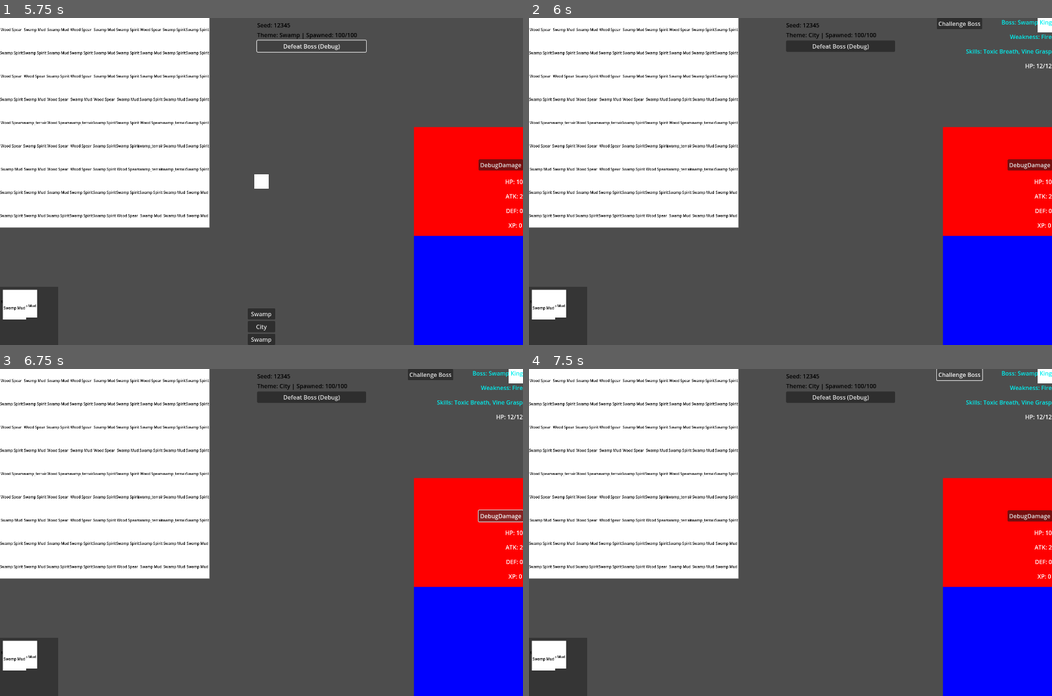
Above: before the commit, frames 1-4 (two rows, left to right).
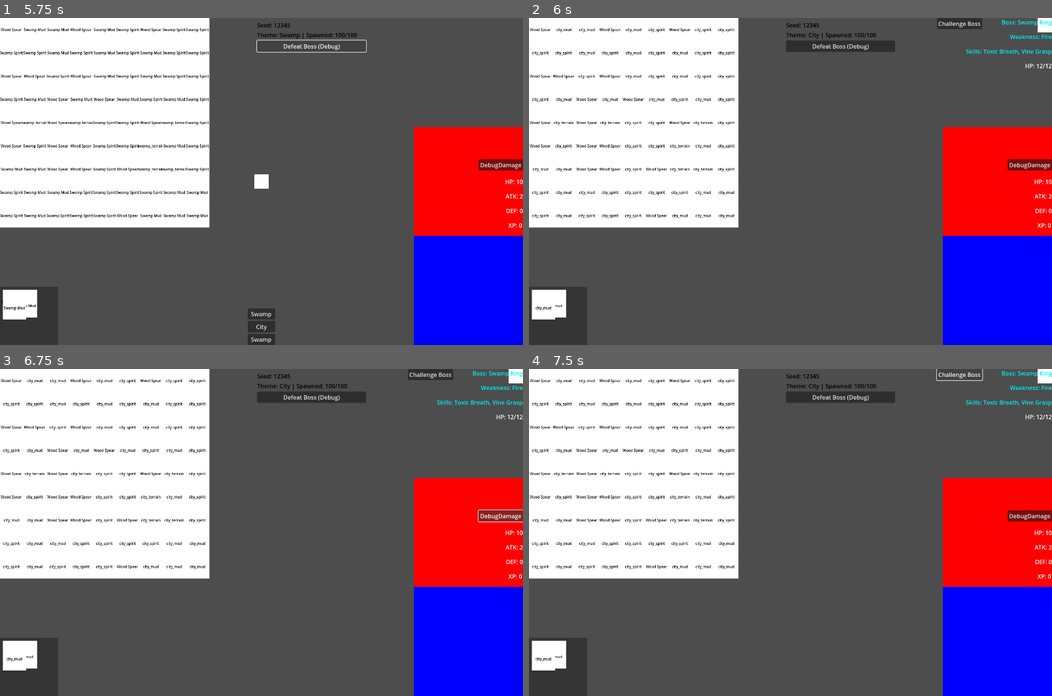
Above: after the commit, the same moments.

Repository: juni-freentocob/push-the-land
Game: Godot game, scene res://scenes/Main.tscn
Same seed, same stepped clock (60 frames per second), same inputs: the game is played once before the commit and once after it.
Inputs:
- Up to frame 1 (5.75 s): click "DebugDamage" at 0.5 s; click "Challenge Boss" at 1.25 s; click "Defeat Boss (Debug)" at 2 s; click "Swamp" at 2.75 s; click "DebugDamage" at 3.5 s; click "Challenge Boss" at 4.25 s; click "Defeat Boss (Debug)" at 5 s
- Up to frame 2 (6 s): click "City" at 5.75 s
- Up to frame 3 (6.75 s): click "DebugDamage" at 6.5 s
- Up to frame 4 (7.5 s): click "Challenge Boss" at 7.25 s

Frame 1 is identical in both runs. In frame 2, 2.0% of the frame differs, in the area x 0-40%, y 3-90%; in frame 3, 2.0%; in frame 4, 2.0%.

Commit message:
Change

Diff:
--- /dev/null
+++ b/data/cards/city_enemy.tres
@@ -0,0 +1,10 @@
+[gd_resource type="Resource" script_class="CardDef" load_steps=2 format=3]
+
+[ext_resource type="Script" path="res://scripts/data/card_def.gd" id="1_carddef"]
+
+[resource]
+script = ExtResource("1_carddef")
+id = &"city_enemy"
+display_name = "city_enemy"
+kind = 4
+theme_tags = PackedStringArray("city")
--- /dev/null
+++ b/data/cards/city_mud.tres
@@ -0,0 +1,11 @@
+[gd_resource type="Resource" script_class="CardDef" load_steps=2 format=3]
+
+[ext_resource type="Script" path="res://scripts/data/card_def.gd" id="1_carddef"]
+
+[resource]
+script = ExtResource("1_carddef")
+id = &"city_mud"
+display_name = "city_mud"
+terrain_part = &"city"
+kind = 0
+theme_tags = PackedStringArray("city")
--- /dev/null
+++ b/data/cards/city_spirit.tres
@@ -0,0 +1,10 @@
+[gd_resource type="Resource" script_class="CardDef" load_steps=2 format=3]
+
+[ext_resource type="Script" path="res://scripts/data/card_def.gd" id="1_carddef"]
+
+[resource]
+script = ExtResource("1_carddef")
+id = &"city_spirit"
+display_name = "city_spirit"
+kind = 1
+theme_tags = PackedStringArray("city")
--- /dev/null
+++ b/data/cards/city_terrain_complete.tres
@@ -0,0 +1,14 @@
+[gd_resource type="Resource" script_class="CardDef" load_steps=2 format=3]
+
+[ext_resource type="Script" path="res://scripts/data/card_def.gd" id="1_carddef"]
+
+[resource]
+script = ExtResource("1_carddef")
+id = &"city_terrain_complete"
+display_name = "city_terrain"
+terrain_part = &"city"
+kind = 0
+theme_tags = PackedStringArray("city")
+stats = {
+"complete_terrain": true
+}
--- /dev/null
+++ b/data/merge/city_rules.tres
@@ -0,0 +1,12 @@
+[gd_resource type="Resource" script_class="MergeRule" load_steps=2 format=3]
+
+[ext_resource type="Script" path="res://scripts/data/merge_rule.gd" id="1_merge_rule"]
+
+[resource]
+script = ExtResource("1_merge_rule")
+id = &"city_spirit_plus_mud"
+inputs = PackedStringArray("city_spirit", "city_mud")
+output = &"swamp_enemy"
+consume_inputs = true
+output_count = 1
+notes = "City debug rule for MVP."
--- a/data/themes/city_theme.tres
+++ b/data/themes/city_theme.tres
@@ -7,10 +7,14 @@
 id = &"city"
 display_name = "City"
 deck_weights = {
-"swamp_mud": 30,
-"swamp_spirit": 50,
-"swamp_terrain_complete": 10,
+"city_mud": 30,
+"city_spirit": 50,
+"city_terrain_complete": 10,
 "wood_spear": 20
 }
 boss_id = &"city_boss"
+output_remap = {
+"swamp_enemy": "city_enemy"
+}
+merge_rule_paths = PackedStringArray("res://data/merge/city_rules.tres")
 metadata/_custom_type_script = "uid://dqwmvf0u14jkh"
--- a/data/themes/swamp_theme.tres
+++ b/data/themes/swamp_theme.tres
@@ -13,4 +13,8 @@
 "wood_spear": 20
 }
 boss_id = &"swamp_boss"
+output_remap = {
+"swamp_enemy": "swamp_enemy"
+}
+merge_rule_paths = PackedStringArray("res://data/merge/swamp_rules.tres")
 metadata/_custom_type_script = "uid://dqwmvf0u14jkh"
--- a/scripts/board/board.gd
+++ b/scripts/board/board.gd
@@ -79,6 +79,9 @@
 
 func remove_card(card_view: CardView) -> void:
 	_remove_card_from_occupancy(card_view)
+
+func clear_occupancy() -> void:
+	occupancy.clear()
 
 func set_merge_rules(rules: Array[MergeRule]) -> void:
 	merge_rules = []
--- a/scripts/cards/card_view.gd
+++ b/scripts/cards/card_view.gd
@@ -70,6 +70,12 @@
 		return
 	hover_ended.emit(self)
 
+func reset_drag_state() -> void:
+	_dragging = false
+	z_index = _prev_z_index
+	z_as_relative = _prev_z_relative
+	set_as_top_level(_prev_top_level)
+
 func set_highlighted(enabled: bool) -> void:
 	if highlight != null:
 		highlight.visible = enabled
--- a/scripts/data/theme_def.gd
+++ b/scripts/data/theme_def.gd
@@ -5,5 +5,7 @@
 @export var display_name: String = ""
 @export var deck_weights: Dictionary = {}
 @export var boss_id: StringName = &""
+@export var output_remap: Dictionary = {}
+@export var merge_rule_paths: PackedStringArray = []
 @export var visuals: Dictionary = {}
 @export var next_theme_pool: PackedStringArray = []
--- a/scripts/main.gd
+++ b/scripts/main.gd
@@ -45,8 +45,7 @@
 	theme_choice.z_index = 200
 	boss_preview.hide_boss()
 	_set_boss_button_enabled(false)
-	_load_merge_rules()
-	board.set_merge_rules(merge_rules)
+	_refresh_merge_rules_for_theme()
 	board.merge_happened.connect(_on_board_merge_happened)
 	board.spirit_terrain_happened.connect(_on_board_spirit_terrain_happened)
 	theme_choice.theme_chosen.connect(_on_theme_chosen)
@@ -77,16 +76,36 @@
 	rng.seed = active_seed
 
 func _load_merge_rules() -> void:
-	if not merge_rules.is_empty():
-		return
-	if merge_rules_path.is_empty():
-		push_error("[Main] Merge rules path is empty.")
-		return
-	var res: Resource = load(merge_rules_path)
+	_refresh_merge_rules_for_theme()
+
+func _refresh_merge_rules_for_theme() -> void:
+	var loaded_rules: Array[MergeRule] = []
+	for rule in merge_rules:
+		if rule != null:
+			loaded_rules.append(rule)
+	var used_theme_paths: bool = false
+	if theme != null and not theme.merge_rule_paths.is_empty():
+		for path in theme.merge_rule_paths:
+			_try_append_rule_from_path(loaded_rules, String(path))
+		used_theme_paths = true
+	if not used_theme_paths and not merge_rules_path.is_empty():
+		_try_append_rule_from_path(loaded_rules, merge_rules_path)
+	merge_rules = loaded_rules
+	board.set_merge_rules(merge_rules)
+
+func _try_append_rule_from_path(target: Array[MergeRule], path: String) -> void:
+	var res: Resource = load(path)
 	if res == null:
-		push_error("[Main] Failed to load merge rules: %s" % merge_rules_path)
-		return
-	merge_rules = [res as MergeRule]
+		push_warning("[Main] Failed to load merge rule: %s" % path)
+		return
+	var rule: MergeRule = res as MergeRule
+	if rule == null:
+		push_warning("[Main] Invalid merge rule resource: %s" % path)
+		return
+	for existing in target:
+		if existing != null and existing.id == rule.id:
+			return
+	target.append(rule)
 
 func _spawn_initial_cards() -> void:
 	for _i in range(total_spawn):
@@ -198,29 +217,31 @@
 	board.clear_hover_source()
 
 func _on_board_merge_happened(_input_a: StringName, _input_b: StringName, output: StringName, cell: Vector2i) -> void:
+	var themed_output: StringName = _resolve_theme_output(output)
 	var card_view := CARD_VIEW_SCENE.instantiate() as CardView
 	card_layer.add_child(card_view)
-	card_view.def_id = output
+	card_view.def_id = themed_output
 	card_view.drag_started.connect(_on_card_drag_started)
 	card_view.drag_ended.connect(_on_card_drag_ended)
 	card_view.hover_started.connect(_on_card_hover_started)
 	card_view.hover_ended.connect(_on_card_hover_ended)
 	var label := card_view.get_node_or_null("Label") as Label
 	if label != null:
-		label.text = _get_card_display_name(output)
+		label.text = _get_card_display_name(themed_output)
 	board.place_card_at_cell(card_view, cell)
 
 func _on_board_spirit_terrain_happened(_spirit_id: StringName, _terrain_id: StringName, output: StringName, cell: Vector2i) -> void:
+	var themed_output: StringName = _resolve_theme_output(output)
 	var card_view := CARD_VIEW_SCENE.instantiate() as CardView
 	card_layer.add_child(card_view)
-	card_view.def_id = output
+	card_view.def_id = themed_output
 	card_view.drag_started.connect(_on_card_drag_started)
 	card_view.drag_ended.connect(_on_card_drag_ended)
 	card_view.hover_started.connect(_on_card_hover_started)
 	card_view.hover_ended.connect(_on_card_hover_ended)
 	var label := card_view.get_node_or_null("Label") as Label
 	if label != null:
-		label.text = _get_card_display_name(output)
+		label.text = _get_card_display_name(themed_output)
 	board.place_card_at_cell(card_view, cell)
 
 func _get_card_display_name(card_id: StringName) -> String:
@@ -241,7 +262,7 @@
 	_set_card_interaction_enabled(true)
 	if boss_defeated:
 		boss_preview.hide_boss()
-	_apply_theme_by_id(theme_id)
+	await reset_run(theme_id)
 
 func _set_card_interaction_enabled(enabled: bool) -> void:
 	var cards := get_tree().get_nodes_in_group("card_view")
@@ -309,7 +330,7 @@
 	_consume_card(card_view)
 
 func _on_combat_requested(card_view: CardView) -> void:
-	if card_view.def_id != &"swamp_enemy":
+	if not _is_combat_enemy(card_view.def_id):
 		return
 	var enemy_hp: int = 3
 	var enemy_atk: int = 1
@@ -399,22 +420,19 @@
 	var res := load(path)
 	return res as ThemeDef
 
-func _apply_theme_by_id(theme_id: StringName) -> void:
+func reset_run(theme_id: StringName) -> void:
+	print("[Main] reset_run begin:", theme_id)
 	var new_theme := _load_theme_def(theme_id)
 	if new_theme == null:
 		push_error("[Main] Theme not found: %s" % String(theme_id))
 		return
 	theme = new_theme
-	_reset_run()
-
-func _reset_run() -> void:
-	var cards := get_tree().get_nodes_in_group("card_view")
-	for node in cards:
-		var card := node as CardView
-		if card != null:
-			card.queue_free()
+	_refresh_merge_rules_for_theme()
+	_clear_all_cards()
 	board.clear_highlights()
-	board.occupancy.clear()
+	board.clear_occupancy()
+	if card_layer != null:
+		card_layer.reset_drag_state()
 	spawned_count = 0
 	drop_count = 0
 	boss_spawned = false
@@ -423,4 +441,44 @@
 	boss_fight_active = false
 	_setup_seed()
 	_update_debug_hud()
+	await get_tree().process_frame
+	await get_tree().process_frame
+	await get_tree().create_timer(0.05).timeout
 	_spawn_initial_cards()
+	print("[Main] reset_run end:", theme_id)
+
+func _reset_run() -> void:
+	await reset_run(theme.id if theme != null else &"")
+
+func _resolve_theme_output(base_output: StringName) -> StringName:
+	if theme == null:
+		return base_output
+	var key := String(base_output)
+	if theme.output_remap.has(key):
+		return StringName(theme.output_remap[key])
+	return base_output
+
+func _is_combat_enemy(card_id: StringName) -> bool:
+	return card_id == _resolve_theme_output(&"swamp_enemy")
+
+func _clear_all_cards() -> void:
+	var cards := get_tree().get_nodes_in_group("card_view")
+	for node in cards:
+		var card := node as CardView
+		if card != null:
+			card.queue_free()
+	if card_layer != null:
+		for child in card_layer.get_children():
+			var layer_card := child as CardView
+			if layer_card != null:
+				layer_card.queue_free()
+	if overflow_area != null:
+		for child in overflow_area.get_children():
+			var overflow_card := child as CardView
+			if overflow_card != null:
+				overflow_card.queue_free()
+	if board != null and board.occupancy_layer != null:
+		for child in board.occupancy_layer.get_children():
+			var board_card := child as CardView
+			if board_card != null:
+				board_card.queue_free()
--- a/scripts/ui/card_layer.gd
+++ b/scripts/ui/card_layer.gd
@@ -21,3 +21,10 @@
 	if board.get_global_rect().has_point(mouse_pos) and board.can_accept_drop(card_view):
 		return board.accept_drop(card_view)
 	return false
+
+func reset_drag_state() -> void:
+	var cards := get_tree().get_nodes_in_group("card_view")
+	for node in cards:
+		var card := node as CardView
+		if card != null:
+			card.reset_drag_state()
--- a/scripts/ui/hero_panel.gd
+++ b/scripts/ui/hero_panel.gd
@@ -26,7 +26,7 @@
 	_update_labels()
 
 func accept_drop(card_view: CardView) -> void:
-	if card_view.def_id == &"swamp_enemy":
+	if _is_enemy_card(card_view.def_id):
 		combat_requested.emit(card_view)
 	else:
 		equip_requested.emit(card_view)
@@ -59,3 +59,6 @@
 	atk_label.text = "ATK: %d" % atk
 	def_label.text = "DEF: %d" % defense
 	xp_label.text = "XP: %d" % xp
+
+func _is_enemy_card(card_id: StringName) -> bool:
+	return String(card_id).ends_with("_enemy")
--- a/scripts/ui/theme_choice.gd
+++ b/scripts/ui/theme_choice.gd
@@ -32,4 +32,5 @@
 func _choose_index(index: int) -> void:
 	if index < 0 or index >= _ids.size():
 		return
+	print("[ThemeChoice] Click:", _ids[index])
 	emit_signal("theme_chosen", _ids[index])
Not shown, changed: PLANS.md
Not shown, changed: docs/DATA_SCHEMA.md
Not shown, changed: docs/STATE.md
Not shown, changed: docs/TEST_PLAN_M1_1.md
